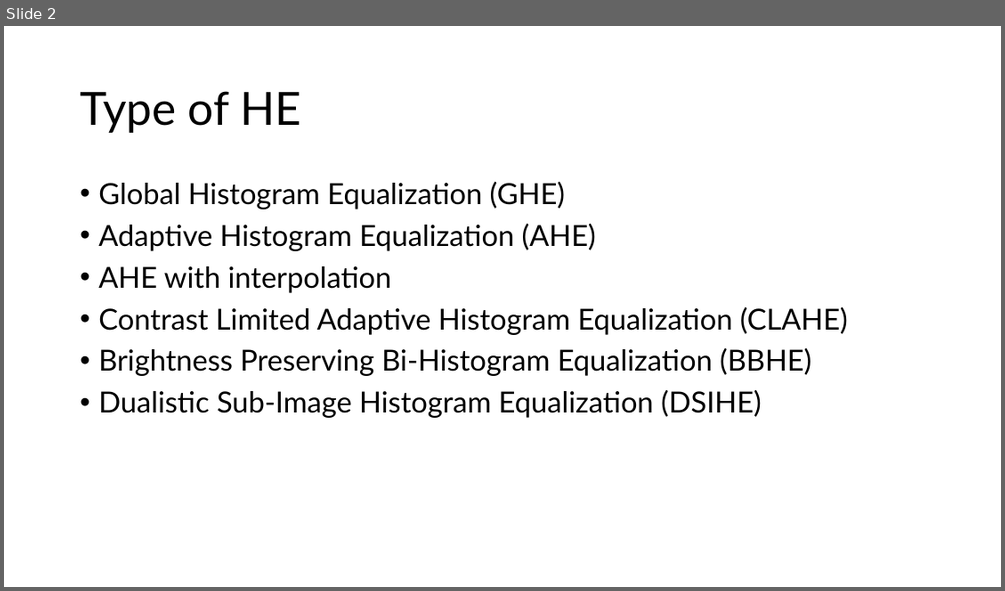
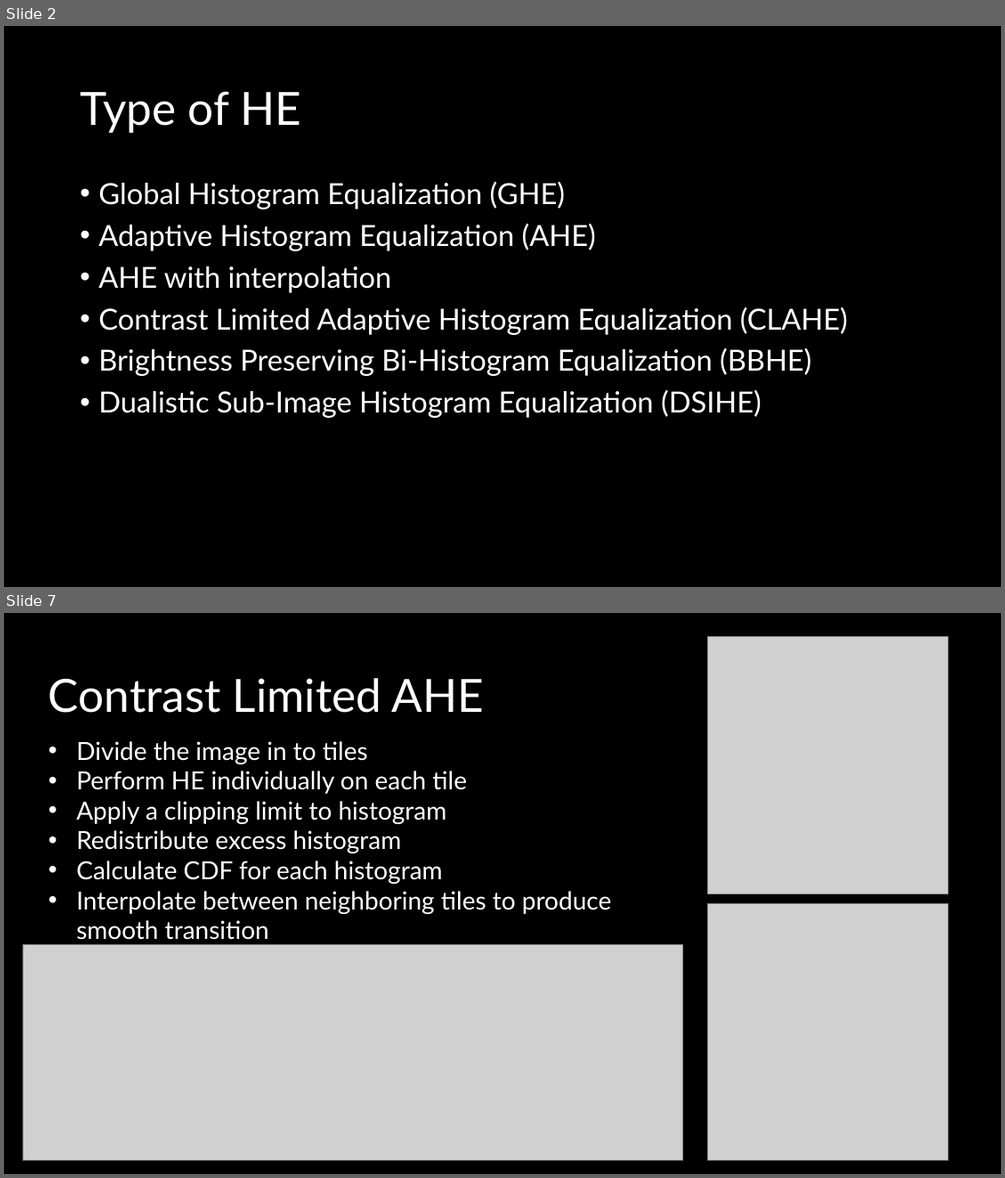
Before and after one commit to bsimonsen27/WSU-Fall26, a slide deck: ECE6220/project/Histogram Equalization.pptx. Shown one above the other, each under a label of ours: slide 2 before the commit, slides 2 and 7 after it; the slides between them are not shown. The pictures are 1005x591 and 1005x1178 pixels, drawn with LibreOffice and Linux fonts; fonts in the diff are those of the drawing; grey boxes stand for pictures. Boxes give left, top, right and bottom in pixels: in the first picture for what was removed or moved away, otherwise in the second. Text is boxed around its words. In the diff, an @@ line names an element or a change of style, - is before the commit and + after.

Commit message:
added to image processing presentation

```diff
--- a/ECE6220/project/Histogram Equalization.pptx
+++ b/ECE6220/project/Histogram Equalization.pptx
@@ slide 7 added at bbox=[4, 613, 1001, 1174], background #000000 @@
@@ picture added at bbox=[708, 637, 947, 893] @@
@@ title added at bbox=[48, 678, 485, 713], 44 pt, text #FFFFFF @@
+Contrast Limited AHE
@@ text added at bbox=[76, 741, 611, 940], 24 pt, text #FFFFFF @@
+• Divide the image in to tiles
+• Perform HE individually on each tile
+• Apply a clipping limit to histogram
+• Redistribute excess histogram
+• Calculate CDF for each histogram
+• Interpolate between neighboring tiles to produce smooth transition
@@ picture added at bbox=[708, 904, 947, 1160] @@
@@ picture added at bbox=[23, 944, 683, 1160] @@
@@ slide 2 changed as well @@
@@ background #FFFFFF to #000000 @@
@@ title "Type of HE" at bbox=[80, 91, 301, 133]: text colour #000000 to #FFFFFF @@
@@ text "Global Histogram Equalization (GHE)" at bbox=[98, 182, 848, 418]: text colour #000000 to #FFFFFF @@
```
Also in this commit, not shown: 1 other slide changed, 8 other slides added, 1 other file.
